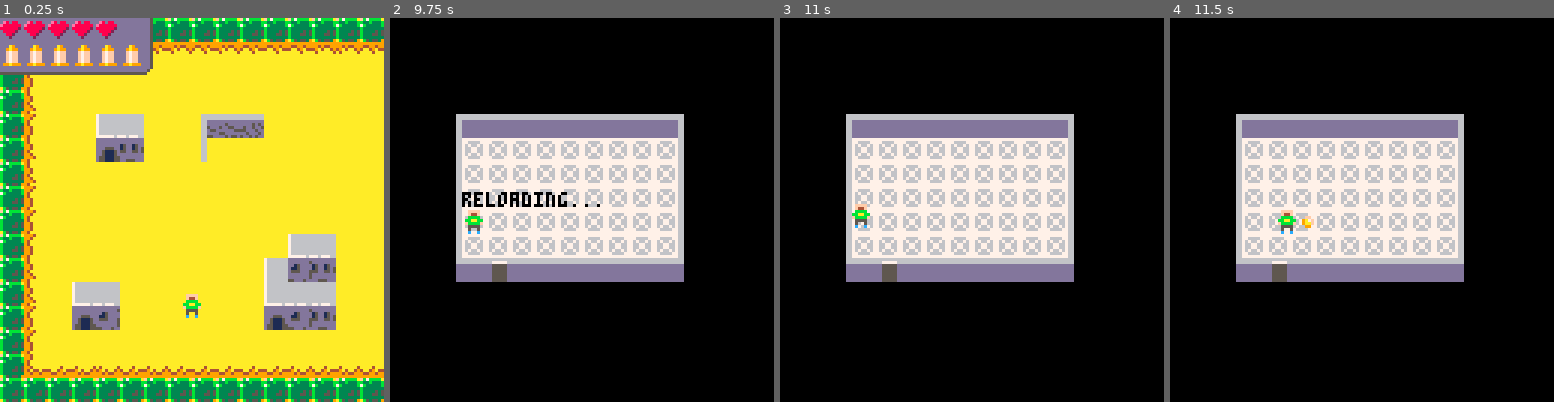
Above: before the commit, frames 1-4 (left to right).
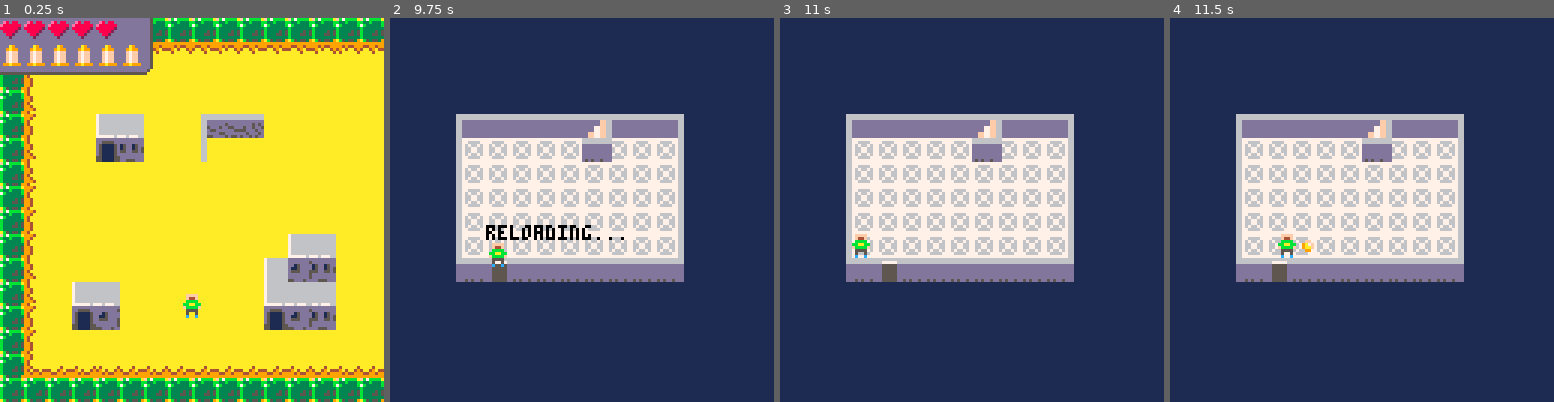
Above: after the commit, the same moments.

Repository: NinetiesPaul/PicoWest
Game: PICO-8 cartridge picowest.p8
Same seed, same stepped clock (60 frames per second), same inputs: the game is played once before the commit and once after it.
Inputs:
- Up to frame 1 (0.25 s): no input
- Up to frame 2 (9.75 s): tap X (X key) at 0.33, 1.07, 1.85, 2.97, 4.08, 5.2, 6.32, 7.43, 8.55, 9.67 s; tap O (Z key) at 0.7, 1.7, 2.1, 2.5, 2.9, 3.3, 3.7, 4.1, 4.5, 4.9, 5.3, 5.7, 6.1, 6.5, 6.9, 7.3, 7.7, 8.1, 8.5, 8.9, 9.3, 9.7 s; hold Right 1.6-2.1 s; hold Up 2.15-2.42 s; hold Right 2.47-3.03 s; hold Left 3.08-3.58 s; hold Down 3.63-3.97 s; hold Right 4.02-4.68 s; hold Up 4.73-5.03 s; hold Left 5.08-5.68 s; hold Down 5.73-6.03 s; hold Right 6.08-6.58 s; hold Right 6.63-7.13 s; hold Up 7.18-7.45 s; hold Right 7.5-8.07 s; hold Left 8.12-8.62 s; hold Down 8.67-9 s; hold Right 9.05-9.72 s
- Up to frame 3 (11 s): hold Up 9.77-10.07 s; tap O (Z key) at 10.1, 10.5, 10.9 s; hold Left 10.12-10.72 s; hold Down from 10.77 s (still down); tap X (X key) at 10.78 s
- Up to frame 4 (11.5 s): release Down at 11.07 s; hold Right from 11.12 s (still down); tap O (Z key) at 11.3 s

The runs differ from the first frame. In frame 1, 0.4% of the frame differs, in the area x 18-75%, y 32-82%; in frame 2, 76%, in the area x 0-100%, y 0-100%; in frame 3, 75%; in frame 4, 75%.

Commit message:
added initial second floor logic

Diff:
--- a/picowest.p8
+++ b/picowest.p8
@@ -26,6 +26,8 @@
  player.lx=0
  player.ly=0
 
+ second_floor = false
+
 	gui_cely = 3
 	gui_sy = 104
 	gui_by = 0
@@ -83,6 +85,10 @@
  map(0,0, 0,0, 16,16)
  map(0,16, 0,128, 16,16)
 
+ if second_floor then
+  map(16,6, 64,160, 2,2)
+ end
+
  spr(player.sprite, player.x, player.y)
 
  camera(camx,camy)
@@ -129,25 +135,25 @@
  checkg=fget(player.pg,0)
  checkh=fget(player.ph,0)
 
- if checka==true or checkb==true then
+ if checka or checkb then
   player.ml=false
  else
   player.ml=true
  end
 
- if checkc==true or checkd==true then
+ if checkc or checkd then
   player.mu=false
  else
   player.mu=true
  end
 
- if checke==true or checkf==true then
+ if checke or checkf then
   player.mr=false
  else
   player.mr=true
  end
 
- if checkg==true or checkh==true then
+ if checkg or checkh then
   player.md=false
  else
   player.md=true
@@ -243,21 +249,35 @@
   fire()
  end
 
- if btnp(5) and mget((flr(player.x+4)/8),(flr(player.y+4)/8))==025 then
-  player.lx=player.x
-  player.ly=player.y
-  player.x=24
-  player.y=192
-  camy=128
- end
-
- if btnp(5) and mget((flr(player.x+4)/8),(flr(player.y+4)/8))==053 then
-  player.x=player.lx
-  player.y=player.ly
-  player.lx=0
-  player.ly=0
-  camy=0
- end
+ if btnp(5) then
+
+ 	tile = mget(
+ 			flr(player.x+4)/8,
+ 			flr(player.y+4)/8
+ 		)
+
+ 	door = fget(tile,1)
+
+ 	if door then
+
+ 		if tile == 028 then second_floor=true end
+
+	  player.lx=player.x
+	  player.ly=player.y
+	  player.x=32
+	  player.y=203
+	  camy=128
+	 end
+
+	 if tile == 053 then
+	  player.x=player.lx
+	  player.y=player.ly
+	  player.lx=0
+	  player.ly=0
+	  camy=0
+	 end
+
+	end
 
 end
 
@@ -676,40 +696,40 @@
 
 
 __gff__
-0000000100010101010101010101000000000000000000000000000000000000000000010100000101010000000000000100010101000100000000000000000000000000000000000000000000000000000000000000000000000000000000000000000000000000000000000000000000000000000000000000000000000000
+0000000100010101010101010101000020000000000000000002000002000000000000010100000100010000000000000100010101000100000000000000000000000000000000000000000000000000000000000000000000000000000000000000000000000000000000000000000000000000000000000000000000000000
 0000000000000000000000000000000000000000000000000000000000000000000000000000000000000000000000000000000000000000000000000000000000000000000000000000000000000000000000000000000000000000000000000000000000000000000000000000000000000000000000000000000000000000
 __map__
-303030303030303030303030303030302a2a2a2a2a2a3a292929292929292929292929292929292929292929292929292929292929292929292929292929292929292929292929292929292929292929292929292929292929292929292929292929292929292929292929292929292929292929292929292929292929292929
-301113141314131413141313131414132a2a2a2a2a2a3a292929292929292929292929292929292929292929292929292929292929292929292929292929292929292929292929292929292929292929292929292929292929292929292929292929292929292929292929292929292929292929292929292929292929292929
-301510101010101010101010101010103b3b3b3b3b3b3c292929292929292929292929292929292929292929292929292929292929292929292929292929292929292929292929292929292929292929292929292929292929292929292929292929292929292929292929292929292929292929292929292929292929292929
-301610101010101010101010101010102b2b2b2b2b2b2c292929292929292929292929292929292929292929292929292929292929292929292929292929292929292929292929292929292929292929292929292929292929292929292929292929292929292929292929292929292929292929292929292929292929292929
-30151010090a101007050610101010102a2a2a2a2a2a3a292929292929292929292929292929292929292929292929292929292929292929292929292929292929292929292929292929292929292929292929292929292929292929292929292929292929292929292929292929292929292929292929292929292929292929
-30161010191b101008101010101010102a2a2a2a2a2a3a292929292929292929292929292929292929292929292929292929292929292929292929292929292929292929292929292929292929292929292929292929292929292929292929292929292929292929292929292929292929292929292929292929292929292929
-3016101010101010101010101010101029292929292929292929292929292929292929292929292929292929292929292929292929292929292929292929292929292929292929292929292929292929292929292929292929292929292929292929292929292929292929292929292929292929292929292929292929292929
-3015101010101010101010101010101029292929292929292929292929292929292929292929292929292929292929292929292929292929292929292929292929292929292929292929292929292929292929292929292929292929292929292929292929292929292929292929292929292929292929292929292929292929
-3015101010101010101010101010101029292929292929292929292929292929292929292929292929292929292929292929292929292929292929292929292929292929292929292929292929292929292929292929292929292929292929292929292929292929292929292929292929292929292929292929292929292929
-301510101010101010101010090a101029292929292929292929292929292929292929292929292929292929292929292929292929292929292929292929292929292929292929292929292929292929292929292929292929292929292929292929292929292929292929292929292929292929292929292929292929292929
-30161010101010101010100b0c0d101029292929292929292929292929292929292929292929292929292929292929292929292929292929292929292929292929292929292929292929292929292929292929292929292929292929292929292929292929292929292929292929292929292929292929292929292929292929
-301610090a101010101010090a0a101029292929292929292929292929292929292929292929292929292929292929292929292929292929292929292929292929292929292929292929292929292929292929292929292929292929292929292929292929292929292929292929292929292929292929292929292929292929
-301510191a101010101010191a1b101029292929292929292929292929292929292929292929292929292929292929292929292929292929292929292929292929292929292929292929292929292929292929292929292929292929292929292929292929292929292929292929292929292929292929292929292929292929
-3015101010101010101010101010101029292929292929292929292929292929292929292929292929292929292929292929292929292929292929292929292929292929292929292929292929292929292929292929292929292929292929292929292929292929292929292929292929292929292929292929292929292929
-3039373838373837373737373837383729292929292929292929292929292929292929292929292929292929292929292929292929292929292929292929292929292929292929292929292929292929292929292929292929292929292929292929292929292929292929292929292929292929292929292929292929292929
-3030303030303030303030303030303029292929292929292929292929292929292929292929292929292929292929292929292929292929292929292929292929292929292929292929292929292929292929292929292929292929292929292929292929292929292929292929292929292929292929292929292929292929
-2929323232323232323232323229292929292929292929292929292929292929292929292929292929292929292929292929292929292929292929292929292929292929292929292929292929292929292929292929292929292929292929292929292929292929292929292929292929292929292929292929292929292929
-2929292929292929292929292929292929292929292929292929292929292929292929292929292929292929292929292929292929292929292929292929292929292929292929292929292929292929292929292929292929292929292929292929292929292929292929292929292929292929292929292929292929292929
-2929292929292929292929292929292929292929292929292929292929292929292929292929292929292929292929292929292929292929292929292929292929292929292929292929292929292929292929292929292929292929292929292929292929292929292929292929292929292929292929292929292929292929
-2929292929292929292929292929292929292929292929292929292929292929292929292929292929292929292929292929292929292929292929292929292929292929292929292929292929292929292929292929292929292929292929292929292929292929292929292929292929292929292929292929292929292929
-2929242323232323232323233429292929292929292929292929292929292929292929292929292929292929292929292929292929292929292929292929292929292929292929292929292929292929292929292929292929292929292929292929292929292929292929292929292929292929292929292929292929292929
-2929242525252525252525253429292929292929292929292929292929292929292929292929292929292929292929292929292929292929292929292929292929292929292929292929292929292929292929292929292929292929292929292929292929292929292929292929292929292929292929292929292929292929
-2929242525252525252525253429292929292929292929292929292929292929292929292929292929292929292929292929292929292929292929292929292929292929292929292929292929292929292929292929292929292929292929292929292929292929292929292929292929292929292929292929292929292929
-2929242525252525252525253429292929292929292929292929292929292929292929292929292929292929292929292929292929292929292929292929292929292929292929292929292929292929292929292929292929292929292929292929292929292929292929292929292929292929292929292929292929292929
-2929242525252525252525253429292929292929292929292929292929292929292929292929292929292929292929292929292929292929292929292929292929292929292929292929292929292929292929292929292929292929292929292929292929292929292929292929292929292929292929292929292929292929
-2929242525252525252525253429292929292929292929292929292929292929292929292929292929292929292929292929292929292929292929292929292929292929292929292929292929292929292929292929292929292929292929292929292929292929292929292929292929292929292929292929292929292929
-2929262335232323232323233629292929292929292929292929292929292929292929292929292929292929292929292929292929292929292929292929292929292929292929292929292929292929292929292929292929292929292929292929292929292929292929292929292929292929292929292929292929292929
-2929292929292929292929292929292929292929292929292929292929292929292929292929292929292929292929292929292929292929292929292929292929292929292929292929292929292929292929292929292929292929292929292929292929292929292929292929292929292929292929292929292929292929
-2929292929292929292929292929292929292929292929292929292929292929292929292929292929292929292929292929292929292929292929292929292929292929292929292929292929292929292929292929292929292929292929292929292929292929292929292929292929292929292929292929292929292929
-2929292929292929292929292929292929292929292929292929292929292929292929292929292929292929292929292929292929292929292929292929292929292929292929292929292929292929292929292929292929292929292929292929292929292929292929292929292929292929292929292929292929292929
-2929292929292929292929292929292929292929292929292929292929292929292929292929292929292929292929292929292929292929292929292929292929292929292929292929292929292929292929292929292929292929292929292929292929292929292929292929292929292929292929292929292929292929
-2929292929292929292929292929292929292929292929292929292929292929292929292929292929292929292929292929292929292929292929292929292929292929292929292929292929292929292929292929292929292929292929292929292929292929292929292929292929292929292929292929292929292929
-
-
+303030303030303030303030303030302a2a2a2a2a2a3a3d3d3d3d3d3d3d3d3d3d3d3d3d3d3d3d3d3d3d3d3d3d3d3d3d3d3d3d3d3d3d3d3d3d3d3d3d3d3d3d3d3d3d3d3d3d3d3d3d3d3d3d3d3d3d3d3d3d3d3d3d3d3d3d3d3d3d3d3d3d3d3d3d3d3d3d3d3d3d3d3d3d3d3d3d3d3d3d3d3d3d3d3d3d3d3d3d3d3d3d3d3d3d3d3d
+301113141314131413141313131414132a2a2a2a2a2a3a3d3d3d3d3d3d3d3d3d3d3d3d3d3d3d3d3d3d3d3d3d3d3d3d3d3d3d3d3d3d3d3d3d3d3d3d3d3d3d3d3d3d3d3d3d3d3d3d3d3d3d3d3d3d3d3d3d3d3d3d3d3d3d3d3d3d3d3d3d3d3d3d3d3d3d3d3d3d3d3d3d3d3d3d3d3d3d3d3d3d3d3d3d3d3d3d3d3d3d3d3d3d3d3d3d
+301510101010101010101010101010103b3b3b3b3b3b3c3d3d3d3d3d3d3d3d3d3d3d3d3d3d3d3d3d3d3d3d3d3d3d3d3d3d3d3d3d3d3d3d3d3d3d3d3d3d3d3d3d3d3d3d3d3d3d3d3d3d3d3d3d3d3d3d3d3d3d3d3d3d3d3d3d3d3d3d3d3d3d3d3d3d3d3d3d3d3d3d3d3d3d3d3d3d3d3d3d3d3d3d3d3d3d3d3d3d3d3d3d3d3d3d3d
+301610101010101010101010101010102b2b2b2b2b2b2c3d3d3d3d3d3d3d3d3d3d3d3d3d3d3d3d3d3d3d3d3d3d3d3d3d3d3d3d3d3d3d3d3d3d3d3d3d3d3d3d3d3d3d3d3d3d3d3d3d3d3d3d3d3d3d3d3d3d3d3d3d3d3d3d3d3d3d3d3d3d3d3d3d3d3d3d3d3d3d3d3d3d3d3d3d3d3d3d3d3d3d3d3d3d3d3d3d3d3d3d3d3d3d3d3d
+30151010090a101007050610101010102a2a2a2a2a2a3a3d3d3d3d3d3d3d3d3d3d3d3d3d3d3d3d3d3d3d3d3d3d3d3d3d3d3d3d3d3d3d3d3d3d3d3d3d3d3d3d3d3d3d3d3d3d3d3d3d3d3d3d3d3d3d3d3d3d3d3d3d3d3d3d3d3d3d3d3d3d3d3d3d3d3d3d3d3d3d3d3d3d3d3d3d3d3d3d3d3d3d3d3d3d3d3d3d3d3d3d3d3d3d3d3d
+30161010191b101008101010101010102a2a2a2a2a2a3a3d3d3d3d3d3d3d3d3d3d3d3d3d3d3d3d3d3d3d3d3d3d3d3d3d3d3d3d3d3d3d3d3d3d3d3d3d3d3d3d3d3d3d3d3d3d3d3d3d3d3d3d3d3d3d3d3d3d3d3d3d3d3d3d3d3d3d3d3d3d3d3d3d3d3d3d3d3d3d3d3d3d3d3d3d3d3d3d3d3d3d3d3d3d3d3d3d3d3d3d3d3d3d3d3d
+3016101010101010101010101010101027323d3d3d3d3d3d3d3d3d3d3d3d3d3d3d3d3d3d3d3d3d3d3d3d3d3d3d3d3d3d3d3d3d3d3d3d3d3d3d3d3d3d3d3d3d3d3d3d3d3d3d3d3d3d3d3d3d3d3d3d3d3d3d3d3d3d3d3d3d3d3d3d3d3d3d3d3d3d3d3d3d3d3d3d3d3d3d3d3d3d3d3d3d3d3d3d3d3d3d3d3d3d3d3d3d3d3d3d3d3d
+3015101010101010101010101010101023283d3d3d3d3d3d3d3d3d3d3d3d3d3d3d3d3d3d3d3d3d3d3d3d3d3d3d3d3d3d3d3d3d3d3d3d3d3d3d3d3d3d3d3d3d3d3d3d3d3d3d3d3d3d3d3d3d3d3d3d3d3d3d3d3d3d3d3d3d3d3d3d3d3d3d3d3d3d3d3d3d3d3d3d3d3d3d3d3d3d3d3d3d3d3d3d3d3d3d3d3d3d3d3d3d3d3d3d3d3d
+301510101010101010101010101010103d3d3d3d3d3d3d3d3d3d3d3d3d3d3d3d3d3d3d3d3d3d3d3d3d3d3d3d3d3d3d3d3d3d3d3d3d3d3d3d3d3d3d3d3d3d3d3d3d3d3d3d3d3d3d3d3d3d3d3d3d3d3d3d3d3d3d3d3d3d3d3d3d3d3d3d3d3d3d3d3d3d3d3d3d3d3d3d3d3d3d3d3d3d3d3d3d3d3d3d3d3d3d3d3d3d3d3d3d3d3d3d
+301510101010101010101010090a10103d3d3d3d3d3d3d3d3d3d3d3d3d3d3d3d3d3d3d3d3d3d3d3d3d3d3d3d3d3d3d3d3d3d3d3d3d3d3d3d3d3d3d3d3d3d3d3d3d3d3d3d3d3d3d3d3d3d3d3d3d3d3d3d3d3d3d3d3d3d3d3d3d3d3d3d3d3d3d3d3d3d3d3d3d3d3d3d3d3d3d3d3d3d3d3d3d3d3d3d3d3d3d3d3d3d3d3d3d3d3d3d
+30161010101010101010100b0c0d10103d3d3d3d3d3d3d3d3d3d3d3d3d3d3d3d3d3d3d3d3d3d3d3d3d3d3d3d3d3d3d3d3d3d3d3d3d3d3d3d3d3d3d3d3d3d3d3d3d3d3d3d3d3d3d3d3d3d3d3d3d3d3d3d3d3d3d3d3d3d3d3d3d3d3d3d3d3d3d3d3d3d3d3d3d3d3d3d3d3d3d3d3d3d3d3d3d3d3d3d3d3d3d3d3d3d3d3d3d3d3d3d
+301610090a101010101010090a0a10103d3d3d3d3d3d3d3d3d3d3d3d3d3d3d3d3d3d3d3d3d3d3d3d3d3d3d3d3d3d3d3d3d3d3d3d3d3d3d3d3d3d3d3d3d3d3d3d3d3d3d3d3d3d3d3d3d3d3d3d3d3d3d3d3d3d3d3d3d3d3d3d3d3d3d3d3d3d3d3d3d3d3d3d3d3d3d3d3d3d3d3d3d3d3d3d3d3d3d3d3d3d3d3d3d3d3d3d3d3d3d3d
+301510191a1010101010101c1a1b10103d3d3d3d3d3d3d3d3d3d3d3d3d3d3d3d3d3d3d3d3d3d3d3d3d3d3d3d3d3d3d3d3d3d3d3d3d3d3d3d3d3d3d3d3d3d3d3d3d3d3d3d3d3d3d3d3d3d3d3d3d3d3d3d3d3d3d3d3d3d3d3d3d3d3d3d3d3d3d3d3d3d3d3d3d3d3d3d3d3d3d3d3d3d3d3d3d3d3d3d3d3d3d3d3d3d3d3d3d3d3d3d
+301510101010101010101010101010103d3d3d3d3d3d3d3d3d3d3d3d3d3d3d3d3d3d3d3d3d3d3d3d3d3d3d3d3d3d3d3d3d3d3d3d3d3d3d3d3d3d3d3d3d3d3d3d3d3d3d3d3d3d3d3d3d3d3d3d3d3d3d3d3d3d3d3d3d3d3d3d3d3d3d3d3d3d3d3d3d3d3d3d3d3d3d3d3d3d3d3d3d3d3d3d3d3d3d3d3d3d3d3d3d3d3d3d3d3d3d3d
+303937383837383737373737383738373d3d3d3d3d3d3d3d3d3d3d3d3d3d3d3d3d3d3d3d3d3d3d3d3d3d3d3d3d3d3d3d3d3d3d3d3d3d3d3d3d3d3d3d3d3d3d3d3d3d3d3d3d3d3d3d3d3d3d3d3d3d3d3d3d3d3d3d3d3d3d3d3d3d3d3d3d3d3d3d3d3d3d3d3d3d3d3d3d3d3d3d3d3d3d3d3d3d3d3d3d3d3d3d3d3d3d3d3d3d3d3d
+303030303030303030303030303030303d3d3d3d3d3d3d3d3d3d3d3d3d3d3d3d3d3d3d3d3d3d3d3d3d3d3d3d3d3d3d3d3d3d3d3d3d3d3d3d3d3d3d3d3d3d3d3d3d3d3d3d3d3d3d3d3d3d3d3d3d3d3d3d3d3d3d3d3d3d3d3d3d3d3d3d3d3d3d3d3d3d3d3d3d3d3d3d3d3d3d3d3d3d3d3d3d3d3d3d3d3d3d3d3d3d3d3d3d3d3d3d
+292929292929292929292929292929293d3d3d3d3d3d3d3d3d3d3d3d3d3d3d3d3d3d3d3d3d3d3d3d3d3d3d3d3d3d3d3d3d3d3d3d3d3d3d3d3d3d3d3d3d3d3d3d3d3d3d3d3d3d3d3d3d3d3d3d3d3d3d3d3d3d3d3d3d3d3d3d3d3d3d3d3d3d3d3d3d3d3d3d3d3d3d3d3d3d3d3d3d3d3d3d3d3d3d3d3d3d3d3d3d3d3d3d3d3d3d3d
+292929292929292929292929292929293d3d3d3d3d3d3d3d3d3d3d3d3d3d3d3d3d3d3d3d3d3d3d3d3d3d3d3d3d3d3d3d3d3d3d3d3d3d3d3d3d3d3d3d3d3d3d3d3d3d3d3d3d3d3d3d3d3d3d3d3d3d3d3d3d3d3d3d3d3d3d3d3d3d3d3d3d3d3d3d3d3d3d3d3d3d3d3d3d3d3d3d3d3d3d3d3d3d3d3d3d3d3d3d3d3d3d3d3d3d3d3d
+292929292929292929292929292929293d3d3d3d3d3d3d3d3d3d3d3d3d3d3d3d3d3d3d3d3d3d3d3d3d3d3d3d3d3d3d3d3d3d3d3d3d3d3d3d3d3d3d3d3d3d3d3d3d3d3d3d3d3d3d3d3d3d3d3d3d3d3d3d3d3d3d3d3d3d3d3d3d3d3d3d3d3d3d3d3d3d3d3d3d3d3d3d3d3d3d3d3d3d3d3d3d3d3d3d3d3d3d3d3d3d3d3d3d3d3d3d
+292929292929292929292929292929293d3d3d3d3d3d3d3d3d3d3d3d3d3d3d3d3d3d3d3d3d3d3d3d3d3d3d3d3d3d3d3d3d3d3d3d3d3d3d3d3d3d3d3d3d3d3d3d3d3d3d3d3d3d3d3d3d3d3d3d3d3d3d3d3d3d3d3d3d3d3d3d3d3d3d3d3d3d3d3d3d3d3d3d3d3d3d3d3d3d3d3d3d3d3d3d3d3d3d3d3d3d3d3d3d3d3d3d3d3d3d3d
+2929242d2d2d2d2d2d2d2d2d342929293d3d3d3d3d3d3d3d3d3d3d3d3d3d3d3d3d3d3d3d3d3d3d3d3d3d3d3d3d3d3d3d3d3d3d3d3d3d3d3d3d3d3d3d3d3d3d3d3d3d3d3d3d3d3d3d3d3d3d3d3d3d3d3d3d3d3d3d3d3d3d3d3d3d3d3d3d3d3d3d3d3d3d3d3d3d3d3d3d3d3d3d3d3d3d3d3d3d3d3d3d3d3d3d3d3d3d3d3d3d3d3d
+292924252525252525252525342929293d3d3d3d3d3d3d3d3d3d3d3d3d3d3d3d3d3d3d3d3d3d3d3d3d3d3d3d3d3d3d3d3d3d3d3d3d3d3d3d3d3d3d3d3d3d3d3d3d3d3d3d3d3d3d3d3d3d3d3d3d3d3d3d3d3d3d3d3d3d3d3d3d3d3d3d3d3d3d3d3d3d3d3d3d3d3d3d3d3d3d3d3d3d3d3d3d3d3d3d3d3d3d3d3d3d3d3d3d3d3d3d
+292924252525252525252525342929293d3d3d3d3d3d3d3d3d3d3d3d3d3d3d3d3d3d3d3d3d3d3d3d3d3d3d3d3d3d3d3d3d3d3d3d3d3d3d3d3d3d3d3d3d3d3d3d3d3d3d3d3d3d3d3d3d3d3d3d3d3d3d3d3d3d3d3d3d3d3d3d3d3d3d3d3d3d3d3d3d3d3d3d3d3d3d3d3d3d3d3d3d3d3d3d3d3d3d3d3d3d3d3d3d3d3d3d3d3d3d3d
+292924252525252525252525342929293d3d3d3d3d3d3d3d3d3d3d3d3d3d3d3d3d3d3d3d3d3d3d3d3d3d3d3d3d3d3d3d3d3d3d3d3d3d3d3d3d3d3d3d3d3d3d3d3d3d3d3d3d3d3d3d3d3d3d3d3d3d3d3d3d3d3d3d3d3d3d3d3d3d3d3d3d3d3d3d3d3d3d3d3d3d3d3d3d3d3d3d3d3d3d3d3d3d3d3d3d3d3d3d3d3d3d3d3d3d3d3d
+292924252525252525252525342929293d3d3d3d3d3d3d3d3d3d3d3d3d3d3d3d3d3d3d3d3d3d3d3d3d3d3d3d3d3d3d3d3d3d3d3d3d3d3d3d3d3d3d3d3d3d3d3d3d3d3d3d3d3d3d3d3d3d3d3d3d3d3d3d3d3d3d3d3d3d3d3d3d3d3d3d3d3d3d3d3d3d3d3d3d3d3d3d3d3d3d3d3d3d3d3d3d3d3d3d3d3d3d3d3d3d3d3d3d3d3d3d
+292924252525252525252525342929293d3d3d3d3d3d3d3d3d3d3d3d3d3d3d3d3d3d3d3d3d3d3d3d3d3d3d3d3d3d3d3d3d3d3d3d3d3d3d3d3d3d3d3d3d3d3d3d3d3d3d3d3d3d3d3d3d3d3d3d3d3d3d3d3d3d3d3d3d3d3d3d3d3d3d3d3d3d3d3d3d3d3d3d3d3d3d3d3d3d3d3d3d3d3d3d3d3d3d3d3d3d3d3d3d3d3d3d3d3d3d3d
+292926233523232323232323362929293d3d3d3d3d3d3d3d3d3d3d3d3d3d3d3d3d3d3d3d3d3d3d3d3d3d3d3d3d3d3d3d3d3d3d3d3d3d3d3d3d3d3d3d3d3d3d3d3d3d3d3d3d3d3d3d3d3d3d3d3d3d3d3d3d3d3d3d3d3d3d3d3d3d3d3d3d3d3d3d3d3d3d3d3d3d3d3d3d3d3d3d3d3d3d3d3d3d3d3d3d3d3d3d3d3d3d3d3d3d3d3d
+292929292929292929292929292929293d3d3d3d3d3d3d3d3d3d3d3d3d3d3d3d3d3d3d3d3d3d3d3d3d3d3d3d3d3d3d3d3d3d3d3d3d3d3d3d3d3d3d3d3d3d3d3d3d3d3d3d3d3d3d3d3d3d3d3d3d3d3d3d3d3d3d3d3d3d3d3d3d3d3d3d3d3d3d3d3d3d3d3d3d3d3d3d3d3d3d3d3d3d3d3d3d3d3d3d3d3d3d3d3d3d3d3d3d3d3d3d
+292929292929292929292929292929293d3d3d3d3d3d3d3d3d3d3d3d3d3d3d3d3d3d3d3d3d3d3d3d3d3d3d3d3d3d3d3d3d3d3d3d3d3d3d3d3d3d3d3d3d3d3d3d3d3d3d3d3d3d3d3d3d3d3d3d3d3d3d3d3d3d3d3d3d3d3d3d3d3d3d3d3d3d3d3d3d3d3d3d3d3d3d3d3d3d3d3d3d3d3d3d3d3d3d3d3d3d3d3d3d3d3d3d3d3d3d3d
+292929292929292929292929292929293d3d3d3d3d3d3d3d3d3d3d3d3d3d3d3d3d3d3d3d3d3d3d3d3d3d3d3d3d3d3d3d3d3d3d3d3d3d3d3d3d3d3d3d3d3d3d3d3d3d3d3d3d3d3d3d3d3d3d3d3d3d3d3d3d3d3d3d3d3d3d3d3d3d3d3d3d3d3d3d3d3d3d3d3d3d3d3d3d3d3d3d3d3d3d3d3d3d3d3d3d3d3d3d3d3d3d3d3d3d3d3d
+292929292929292929292929292929293d3d3d3d3d3d3d3d3d3d3d3d3d3d3d3d3d3d3d3d3d3d3d3d3d3d3d3d3d3d3d3d3d3d3d3d3d3d3d3d3d3d3d3d3d3d3d3d3d3d3d3d3d3d3d3d3d3d3d3d3d3d3d3d3d3d3d3d3d3d3d3d3d3d3d3d3d3d3d3d3d3d3d3d3d3d3d3d3d3d3d3d3d3d3d3d3d3d3d3d3d3d3d3d3d3d3d3d3d3d3d3d
+292929292929292929292929292929293d3d3d3d3d3d3d3d3d3d3d3d3d3d3d3d3d3d3d3d3d3d3d3d3d3d3d3d3d3d3d3d3d3d3d3d3d3d3d3d3d3d3d3d3d3d3d3d3d3d3d3d3d3d3d3d3d3d3d3d3d3d3d3d3d3d3d3d3d3d3d3d3d3d3d3d3d3d3d3d3d3d3d3d3d3d3d3d3d3d3d3d3d3d3d3d3d3d3d3d3d3d3d3d3d3d3d3d3d3d3d3d
+
+
Not shown, changed: 88 lines of the sprite sheet (__gfx__) section of picowest.p8
